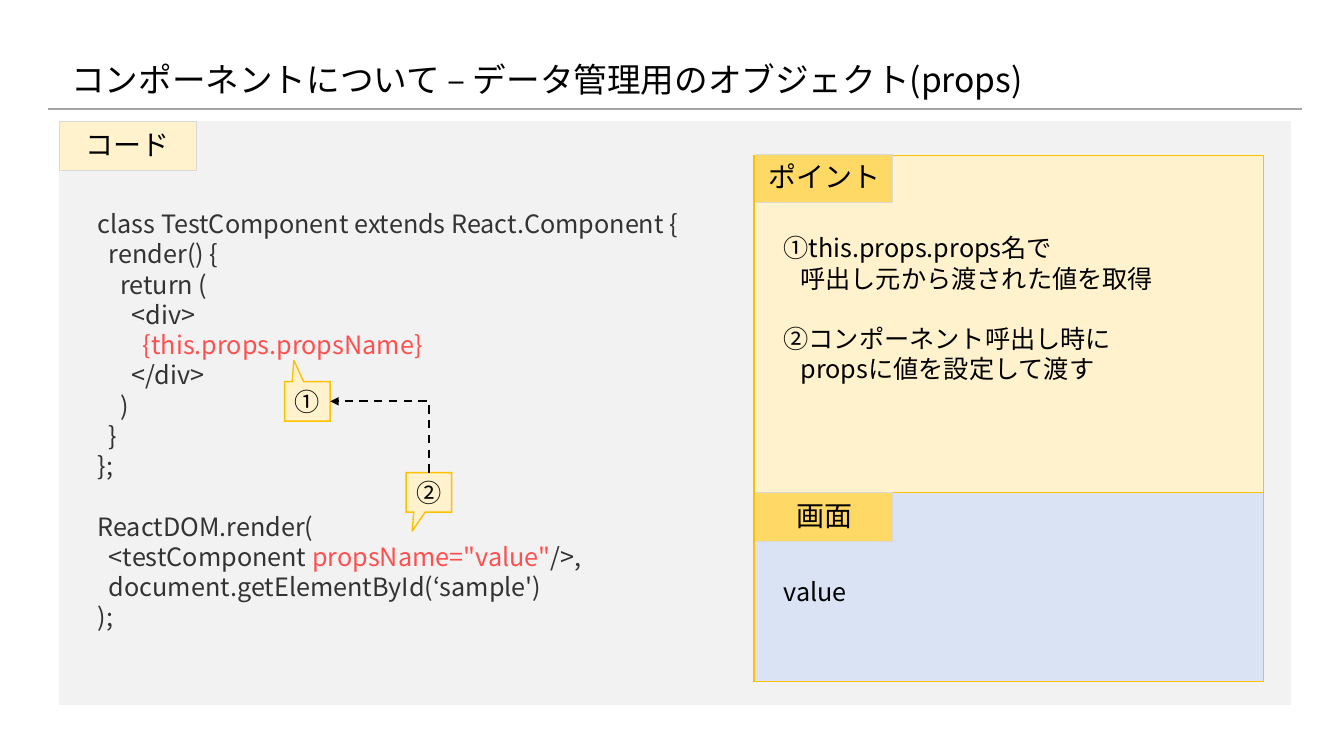
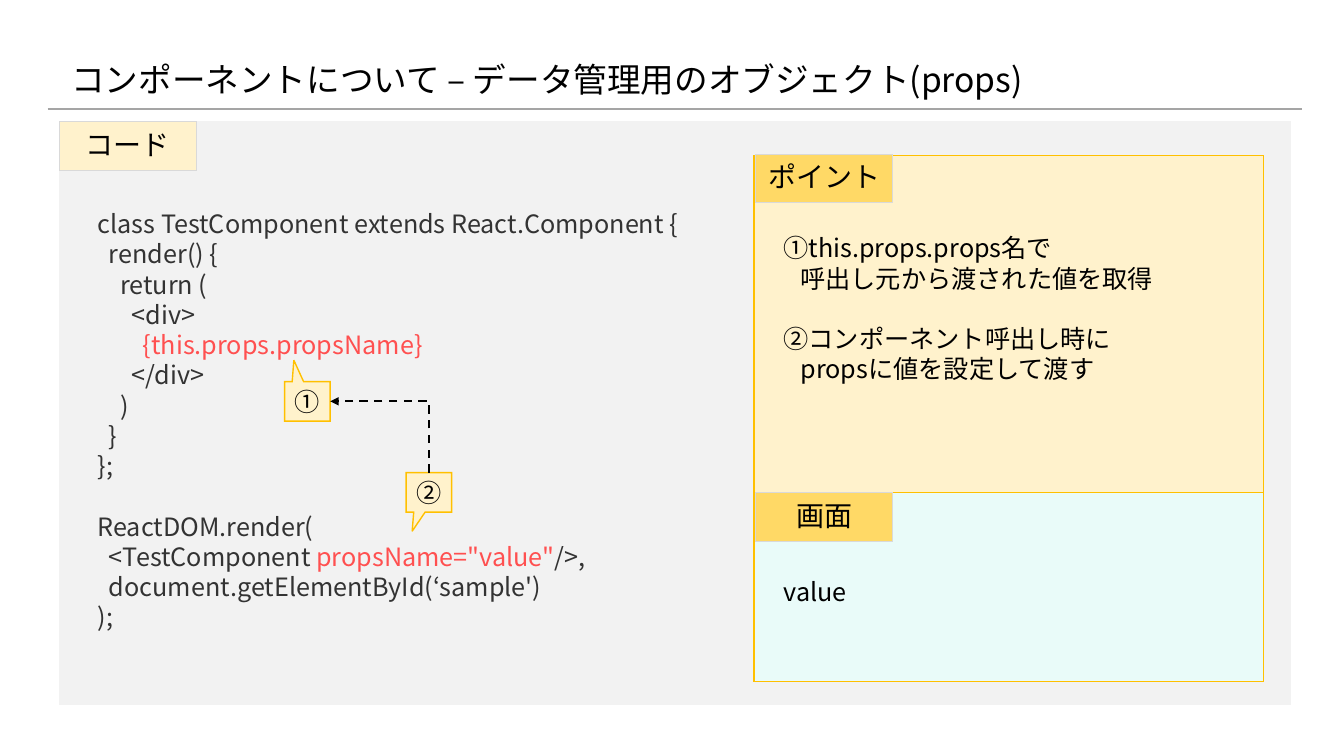
Before and after one commit to konnpeitoon/diary, a slide deck: slide 16 of doc/01_勉強会/01_勉強会資料/20180719_勉強会/02.資料/Reactの基礎知識 .pptx (slide 10 before the commit). Drawn at 1344x756 pixels with LibreOffice and Linux fonts; fonts in the diff are those of the drawing; background and template pictures are left out. Boxes give left, top, right and bottom in pixels: in the first picture for what was removed or moved away, otherwise in the second. Text is boxed around its words. In the diff, an @@ line names an element or a change of style, - is before the commit and + after.

```diff
--- a/doc/01_勉強会/01_勉強会資料/20180719_勉強会/02.資料/Reactの基礎知識 .pptx
+++ b/doc/01_勉強会/01_勉強会資料/20180719_勉強会/02.資料/Reactの基礎知識 .pptx
@@ rectangle at [754, 492, 1263, 682]: fill #DAE3F3 to #E9FBF9 @@
@@ text at [109, 540, 585, 572]: text changed @@
-<testComponent propsName="value"/>,
+<TestComponent propsName="value"/>,
```
Also in this commit, not shown: 8 other slides changed, 10 slides added, 3 slides removed.
